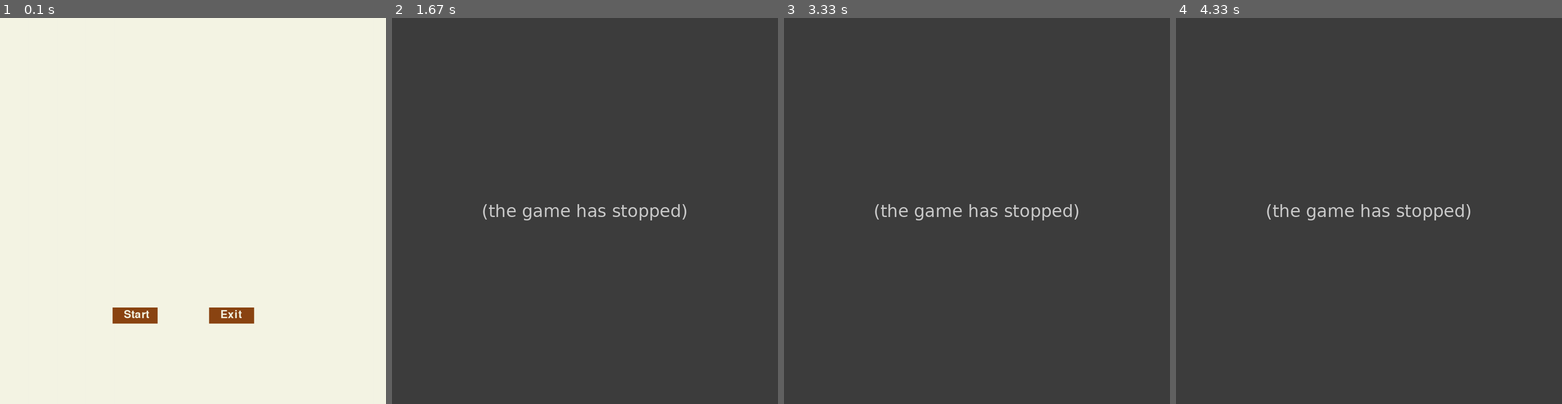
Above: before the commit, frames 1-4 (left to right).
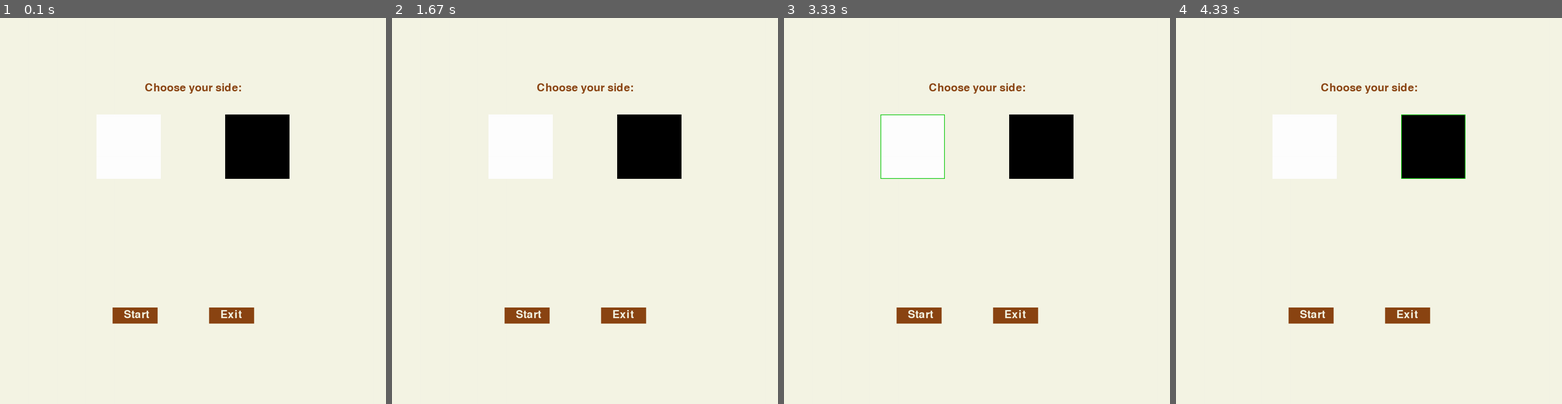
Above: after the commit, the same moments.

Repository: WilliamBayliss/Chess-Pygame
Game: pygame game, started from chess.py
The game is run twice, just before and just after one commit, with the same random seed, the same clock (stepped at 60 frames per second) and the same inputs.
Inputs (mouse positions are in pixels of both pictures, inside the frame that each line leads up to):
- Up to frame 1 (0.1 s): no input
- Up to frame 2 (1.67 s): click (650, 145) at 0.38 s; click (519, 145) at 0.72 s; click (465, 153) at 1.05 s
- Up to frame 3 (3.33 s): click (884, 133) at 1.93 s; click (957, 311) at 2.27 s; click (922, 129) at 3.1 s
- Up to frame 4 (4.33 s): click (1469, 176) at 3.43 s; click (1450, 141) at 4.27 s

The runs differ from the first frame. In frame 1, 5.8% of the frame differs, in the area x 25-75%, y 16-42%; in frame 2, 100%, in the area x 0-100%, y 0-100%; in frame 3, 100%; in frame 4, 100%.
Error before the commit: NameError: name 'start_button' is not defined (chess.py line 132); the game stopped at 0.38 s (later frames are placeholders)

Commit message:
Added colour selection buttons

Diff:
--- a/chess.py
+++ b/chess.py
@@ -7,9 +7,10 @@
 LIGHT = (245, 245, 229)
 DARK = (139, 69, 19)
 
-GREY = (150, 150, 150)
+GRAY = (150, 150, 150)
 ACTIVE_COLOUR = (0, 200, 0) # GREEN
 WHITE = (255, 255, 255)
+BLACK = (0, 0, 0)
 
 # Initialize pygame globals
 pygame.init()
@@ -78,15 +79,34 @@
     pygame.display.set_caption("Chessboard")
     return board
 
+def create_colour_selection():
+    mouse = pygame.mouse.get_pos()
+    prompt_surface = font.render("Choose your side:" + "", True, DARK)
+    screen.blit(prompt_surface, (450, 200))
+    white_selection_square = pygame.Rect(300, 300, 200, 200)
+    black_selection_square = pygame.Rect(700, 300, 200, 200)
+
+    # Squares
+    pygame.draw.rect(screen, WHITE, white_selection_square)
+    pygame.draw.rect(screen, BLACK, black_selection_square)
+
+    # Borders for current selection highlight
+    pygame.draw.rect(screen, ACTIVE_COLOUR if white_selection_square.collidepoint(mouse) else WHITE, white_selection_square, 2)
+    pygame.draw.rect(screen, ACTIVE_COLOUR if black_selection_square.collidepoint(mouse) else BLACK, black_selection_square, 2)
+    return [white_selection_square, black_selection_square]
+
 def create_menu_buttons():
+    mouse = pygame.mouse.get_pos()
     start_button = pygame.Rect(350, 900, 140, 50)
     exit_button = pygame.Rect(650, 900, 140, 50)
-    pygame.draw.rect(screen, LIGHT if start_button.collidepoint(pygame.mouse.get_pos()) else DARK, start_button)
-    pygame.draw.rect(screen, LIGHT if exit_button.collidepoint(pygame.mouse.get_pos()) else DARK, exit_button)
+    pygame.draw.rect(screen, LIGHT if start_button.collidepoint(mouse) else DARK, start_button)
+    pygame.draw.rect(screen, LIGHT if exit_button.collidepoint(mouse) else DARK, exit_button)
     start_text = font.render("Start", True, LIGHT)
     exit_text = font.render("Exit", True, LIGHT)
     screen.blit(start_text, (385, 905))
     screen.blit(exit_text, (685, 905))
+
+    return [start_button, exit_button]
 
 def start_menu_validator(name, colour, style):
     if len(name) > 0:
@@ -104,13 +124,17 @@
 
         # Colour Selection
         player_colour = None
+        colour_selection_buttons = create_colour_selection()
+        white_button = colour_selection_buttons[0]
+        black_button = colour_selection_buttons[1]
 
         # Style Selection
         player_style = None
 
         # Menu Buttons
-        create_menu_buttons()
-
+        menu_buttons = create_menu_buttons()
+        start_button = menu_buttons[0]
+        exit_button = menu_buttons[1]
         # Handle start menu user inputs
         for event in pygame.event.get():
             match event.type:
@@ -134,8 +158,11 @@
                             game()
                     elif exit_button.collidepoint(mouse):
                         pygame.quit()
-                    elif input_rect.collidepoint(mouse):
-                        name_input_active = True
+                    elif white_button.collidepoint(mouse):
+                        player_colour = 0
+                    elif black_button.collidepoint(mouse):
+                        player_colour = 1
+
 
         pygame.display.update()
 
